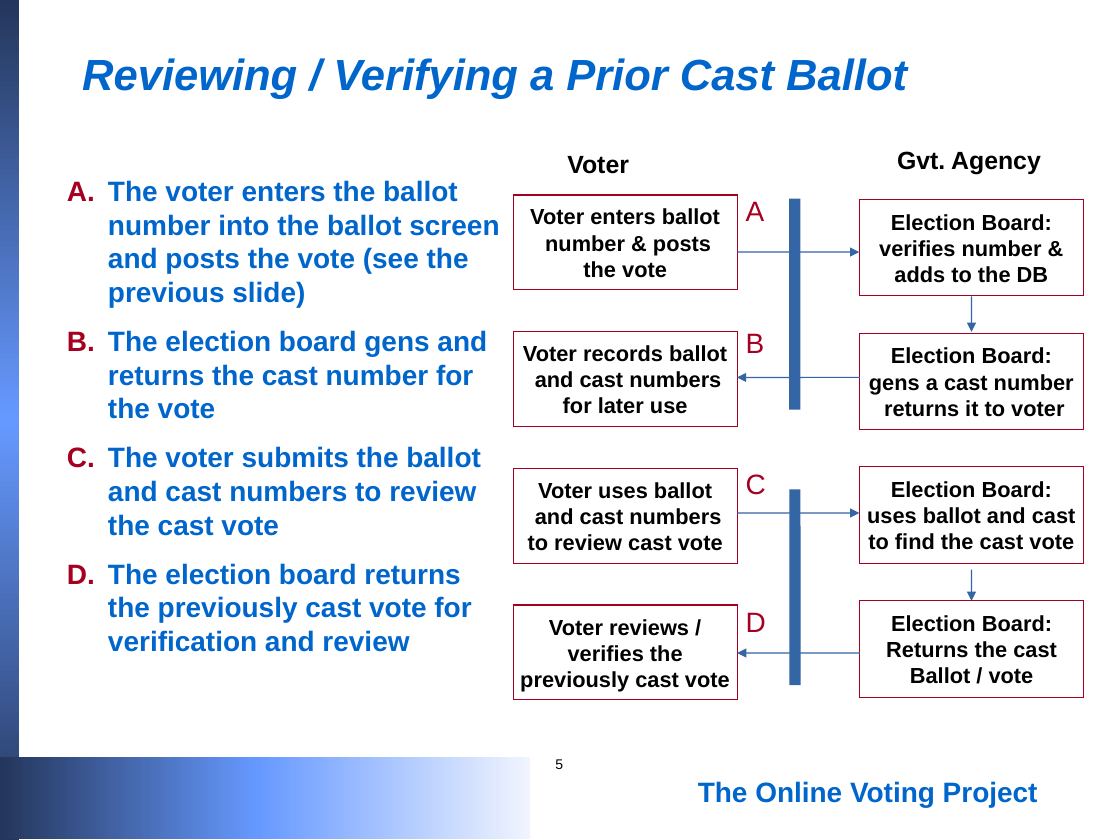
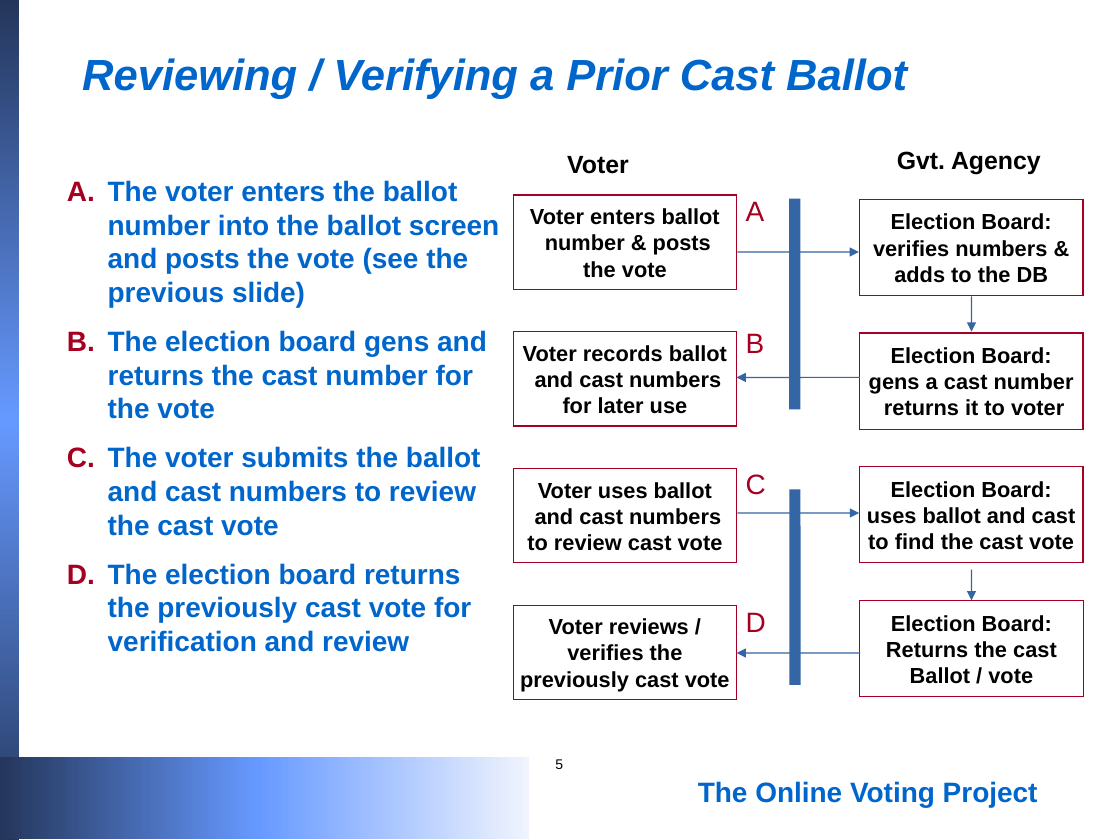
Before and after one commit to blewett/online-voting-prototype, a slide deck: slide 5 of voting.ppt. Drawn at 1120x840 pixels with LibreOffice and Linux fonts; fonts in the diff are those of the drawing. Boxes give left, top, right and bottom in pixels: in the first picture for what was removed or moved away, otherwise in the second. Text is boxed around its words. In the diff, an @@ line names an element or a change of style, - is before the commit and + after.

```diff
--- a/voting.ppt
+++ b/voting.ppt
@@ text "The voter enters the ballot ..." at [108, 180, 499, 652]: indent changed @@
@@ text in rectangle at [873, 240, 1047, 257]: text changed @@
-verifies number &
+verifies numbers &
```
Also in this commit, not shown: 4 other slides changed, 1 other file.
